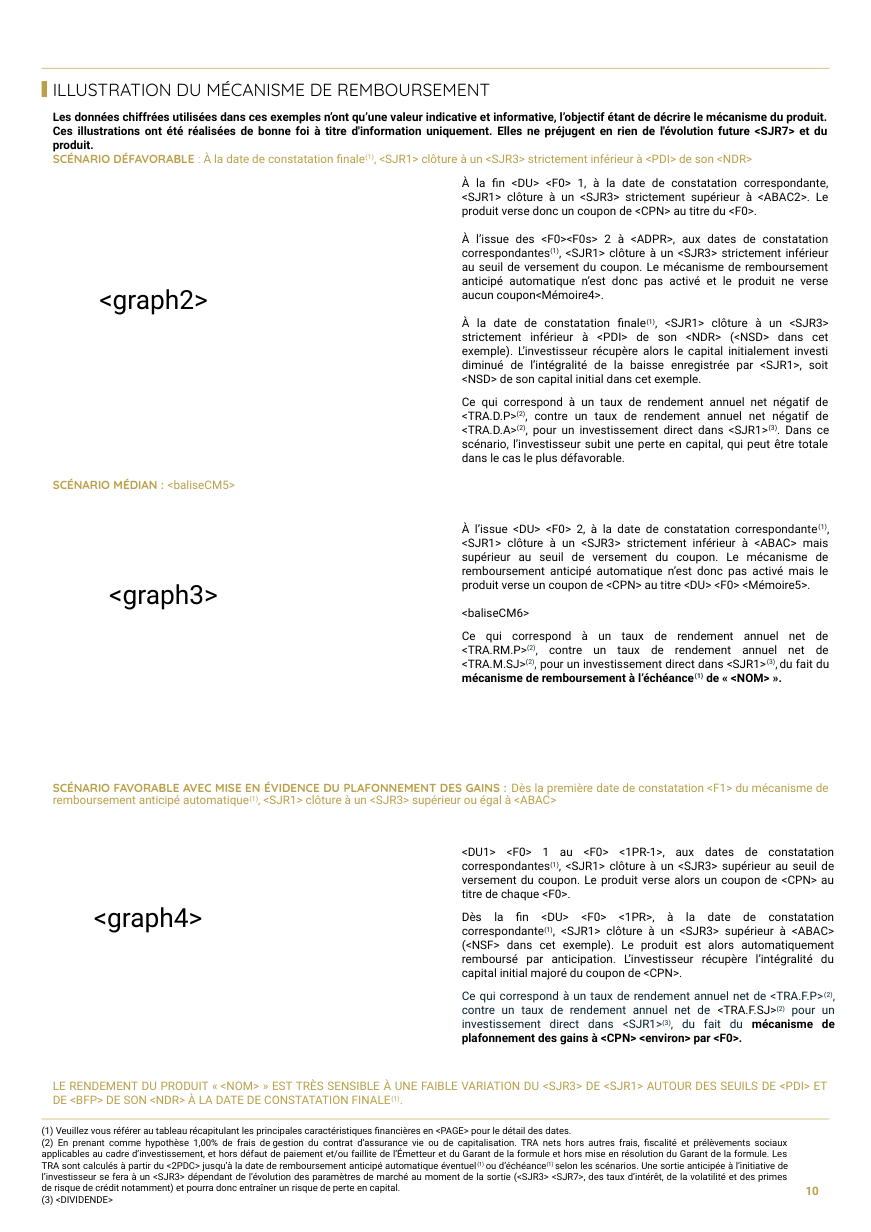
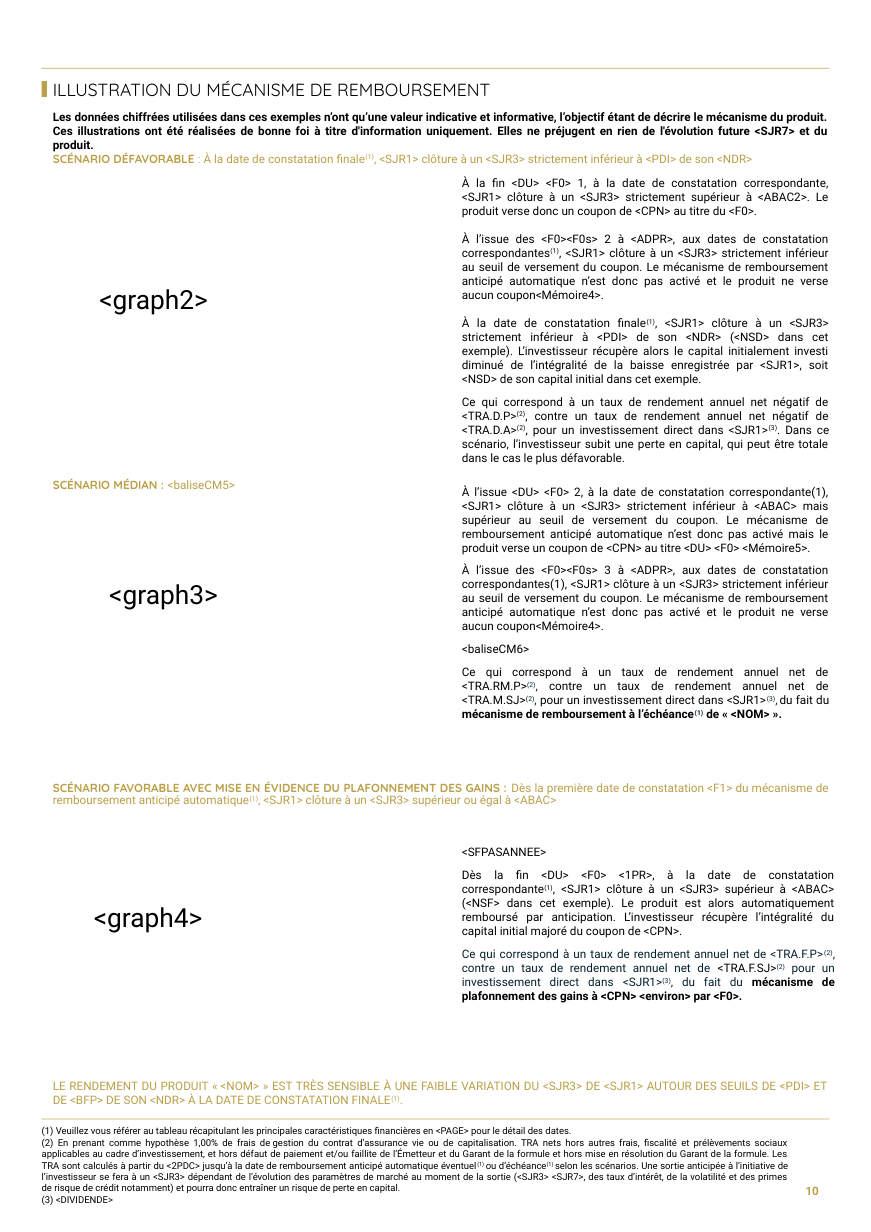
Before and after one commit to guillaumejacquin/Moulinette_Brochure_Equitim, a slide deck: slide 10 of Templates/BNP Paribas.pptx. Drawn at 871x1232 pixels with LibreOffice and Linux fonts; fonts in the diff are those of the drawing; background and template pictures are left out. Boxes give left, top, right and bottom in pixels: in the first picture for what was removed or moved away, otherwise in the second. Text is boxed around its words. In the diff, an @@ line names an element or a change of style, - is before the commit and + after.

```diff
--- a/Templates/BNP Paribas.pptx
+++ b/Templates/BNP Paribas.pptx
@@ text "À l’issue <DU> <F0> 2, ...": place and size @@
-text "À l’issue <DU> <F0> 2, ..." at box(462, 522, 829, 682)
+text "À l’issue <DU> <F0> 2, ..." at box(462, 485, 829, 718)
@@ text at box(462, 485, 829, 555): now on the baseline in "correspondante(1),"; more space between paragraphs @@
@@ text at box(462, 564, 829, 633): paragraph added @@
+À l’issue des <F0><F0s> 3 à <ADPR>, aux dates de constatation correspondantes(1), <SJR1> clôture à un <SJR3> strictement inférieur au seuil de versement du coupon. Le mécanisme de remboursement anticipé automatique n’est donc pas activé et le produit ne verse aucun coupon<Mémoire4>.
@@ text at box(462, 847, 546, 856): text changed @@
-<DU1> <F0> 1 au <F0> <1PR-1>, aux dates de constatation correspondantes(1), <SJR1> clôture à un <SJR3> supérieur au seuil de versement du coupon. Le produit verse alors un coupon de <CPN> au titre de chaque <F0>.
+<SFPASANNEE>
```
Also in this commit, not shown: 4 other slides changed, 38 other files.
